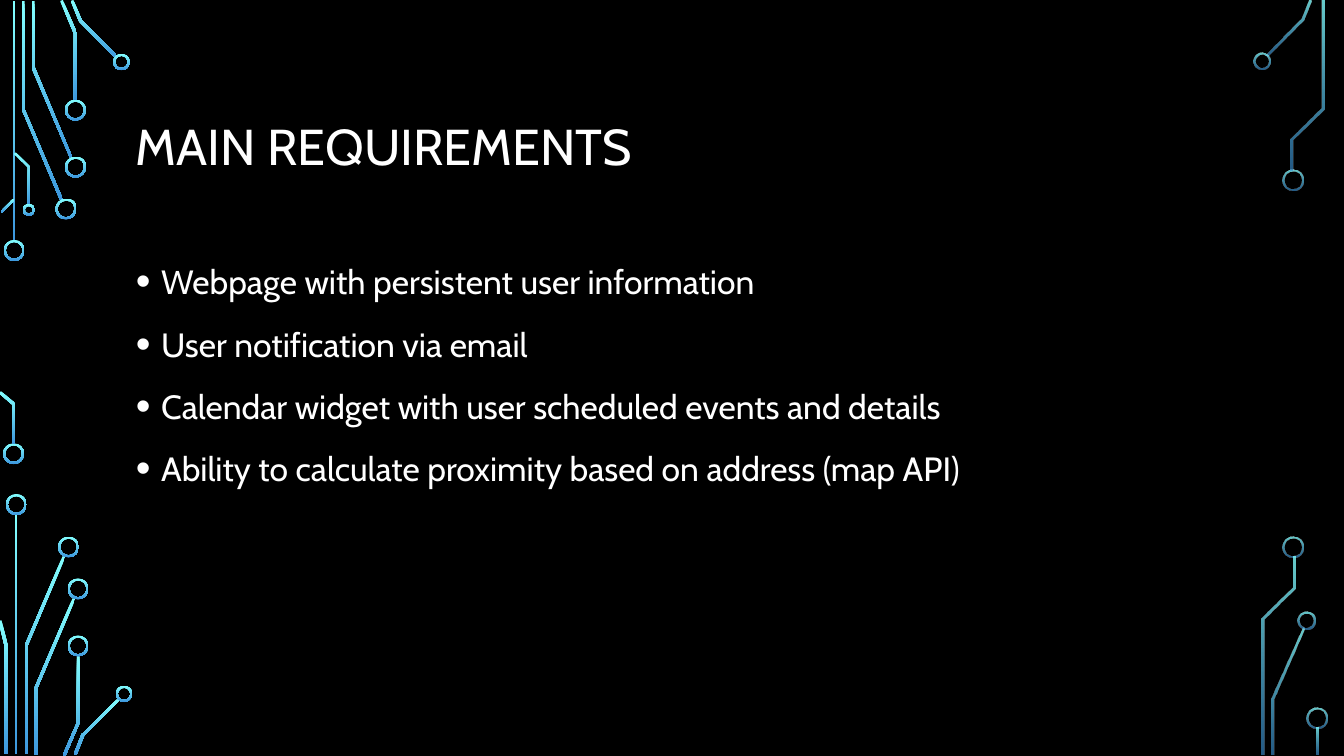
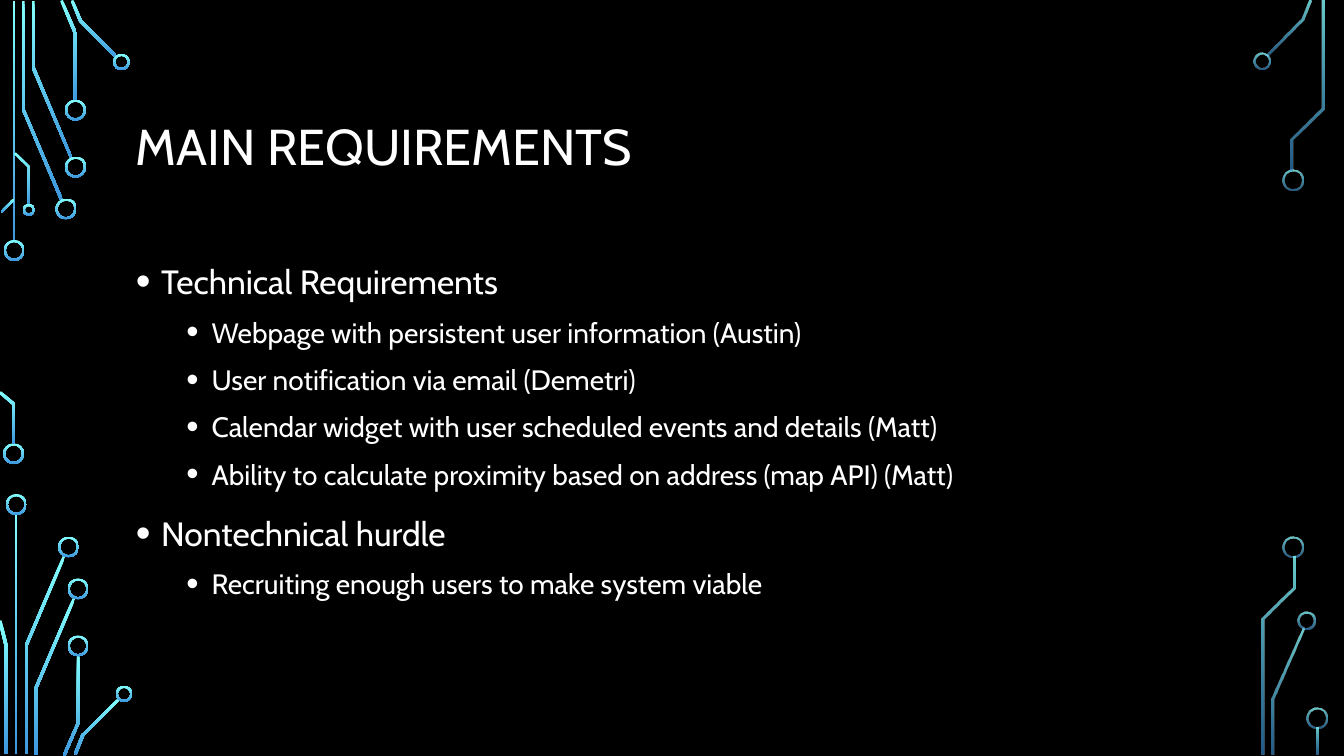
Before and after one commit to soft-eng-practicum/Guber, a slide deck: slide 2 of Planning/1stPitch.pptx. Drawn at 1344x756 pixels with LibreOffice and Linux fonts; fonts in the diff are those of the drawing; background and template pictures are left out. Boxes give left, top, right and bottom in pixels: in the first picture for what was removed or moved away, otherwise in the second. Text is boxed around its words. In the diff, an @@ line names an element or a change of style, - is before the commit and + after.

```diff
--- a/Planning/1stPitch.pptx
+++ b/Planning/1stPitch.pptx
@@ text at (161, 268, 953, 601): text changed; size 24 to 20 pt @@
-• Webpage with persistent user information
-• User notification via email
-• Calendar widget with user scheduled events and details
-• Ability to calculate proximity based on address (map API)
+• Technical Requirements
+  • Webpage with persistent user information (Austin)
+  • User notification via email (Demetri)
+  • Calendar widget with user scheduled events and details (Matt)
+  • Ability to calculate proximity based on address (map API) (Matt)
+• Nontechnical hurdle
+  • Recruiting enough users to make system viable
```
Also in this commit, not shown: 1 other slide changed, 2 slides added, 2 slides removed.
